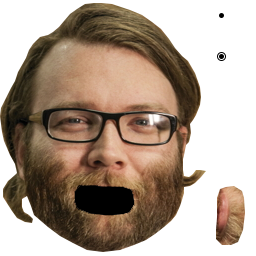
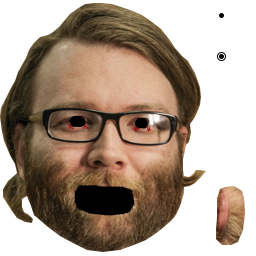
Layers edited between the first and the second 256x256 image:
added layer "Layer 3" above "Layer 1" over [68,116,151,132]
